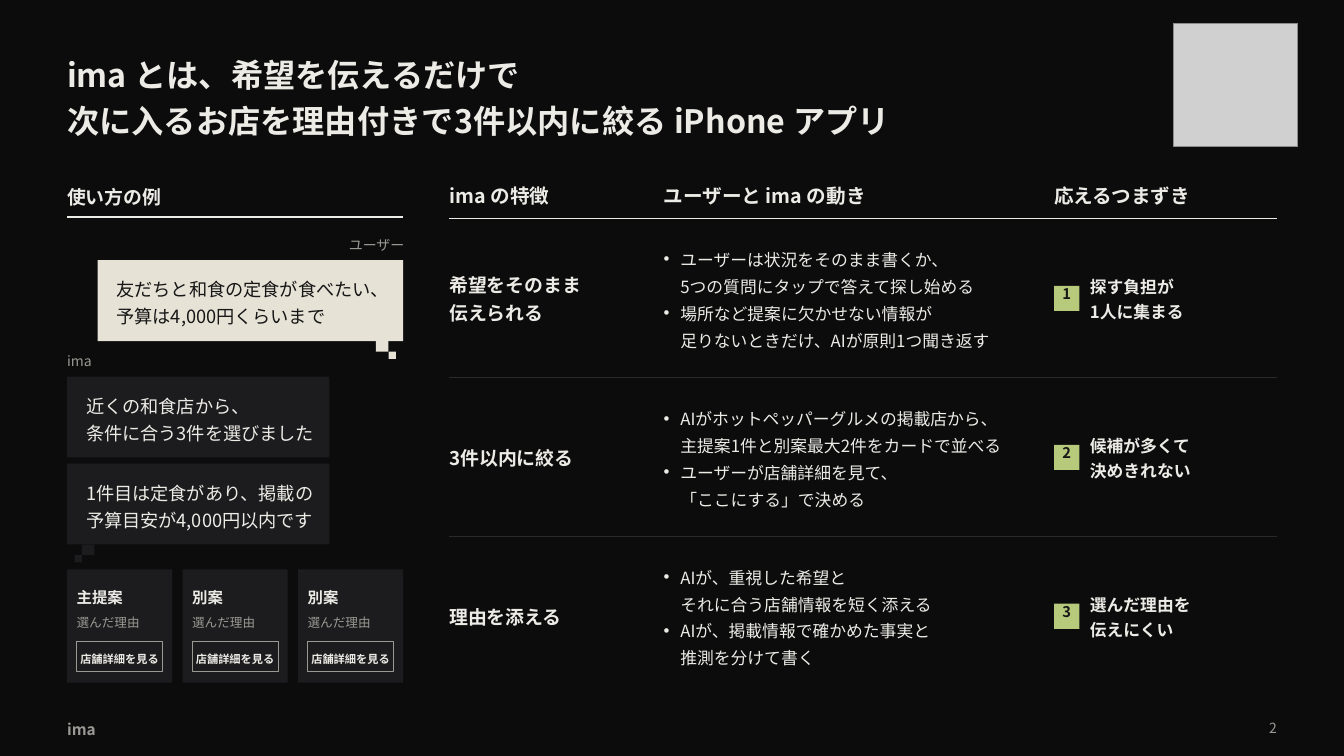
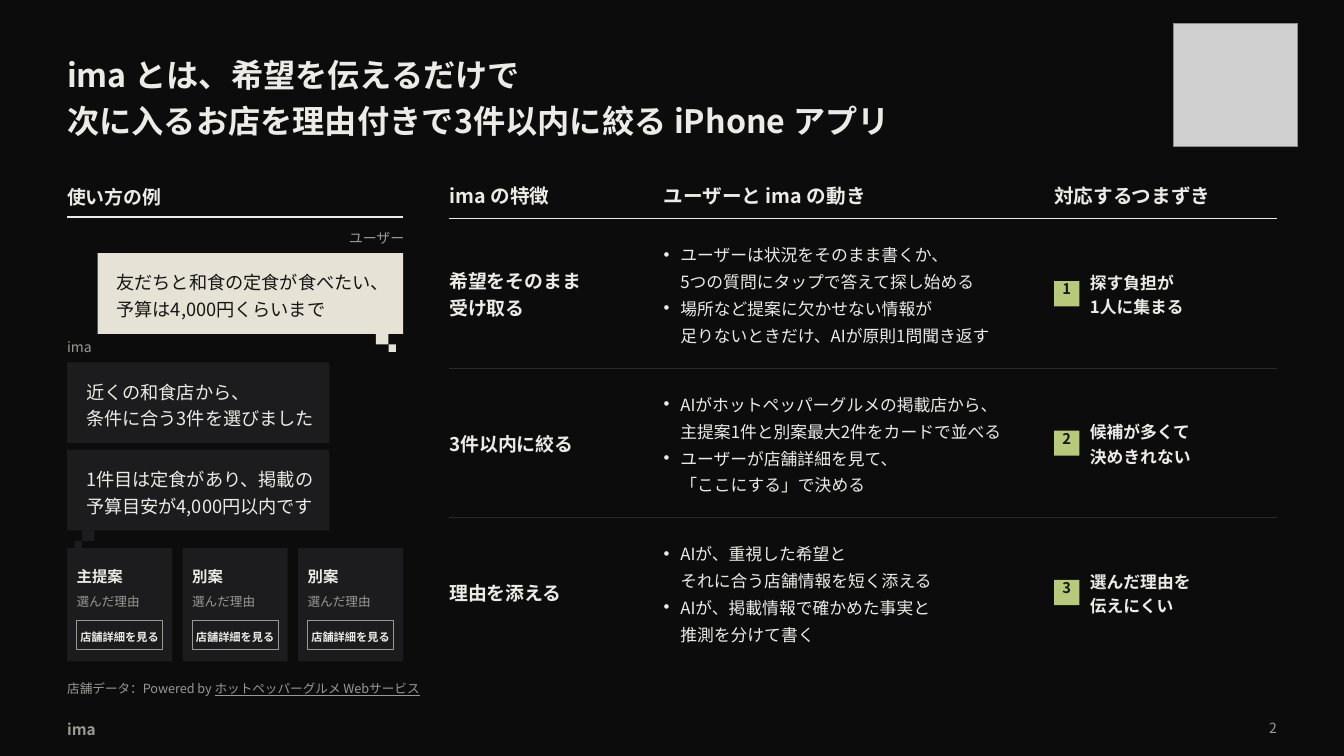
Before and after one commit to takapom/ima-app, a slide deck: slide 3 of docs/pitch/ima-pitch.pptx. Drawn at 1344x756 pixels with LibreOffice and Linux fonts; fonts in the diff are those of the drawing; grey boxes stand for pictures. Boxes give left, top, right and bottom in pixels: in the first picture for what was removed or moved away, otherwise in the second. Text is boxed around its words. In the diff, an @@ line names an element or a change of style, - is before the commit and + after.

```diff
--- a/docs/pitch/ima-pitch.pptx
+++ b/docs/pitch/ima-pitch.pptx
@@ table at bbox=[450, 172, 1277, 667] @@
-row 1, column 3: 応えるつまずき
+row 1, column 3: 対応するつまずき
-row 2, column 1: 希望をそのまま / 伝えられる
+row 2, column 1: 希望をそのまま / 受け取る
-row 2, column 2: ユーザーは状況をそのまま書くか、 5つの質問にタップで答えて探し始める / 場所など提案に欠かせない情報が 足りないときだけ、AIが原則1つ聞き返す
+row 2, column 2: ユーザーは状況をそのまま書くか、 5つの質問にタップで答えて探し始める / 場所など提案に欠かせない情報が 足りないときだけ、AIが原則1問聞き返す
@@ 5 texts, 4 rectangles: place and size @@
-5 texts, 4 rectangles at bbox=[98, 239, 1184, 359]
+5 texts, 4 rectangles at bbox=[98, 232, 1184, 352]
@@ 6 texts, 5 rectangles: place and size @@
-6 texts, 5 rectangles at bbox=[67, 355, 1191, 563]
+6 texts, 5 rectangles at bbox=[67, 341, 1191, 548]
@@ 3 texts, 1 rectangle: place and size @@
-3 texts, 1 rectangle at bbox=[1055, 596, 1191, 638]
+3 texts, 1 rectangle at bbox=[1055, 573, 1191, 614]
@@ 9 texts, 6 rectangles: place and size @@
-9 texts, 6 rectangles at bbox=[68, 570, 403, 683]
+9 texts, 6 rectangles at bbox=[68, 548, 403, 661]
@@ text added at bbox=[67, 682, 419, 696], 9 pt, text #9A9993, underline @@
+店舗データ：Powered by ホットペッパーグルメ Webサービス
```
Also in this commit, not shown: 5 other slides changed, 1 other file.
